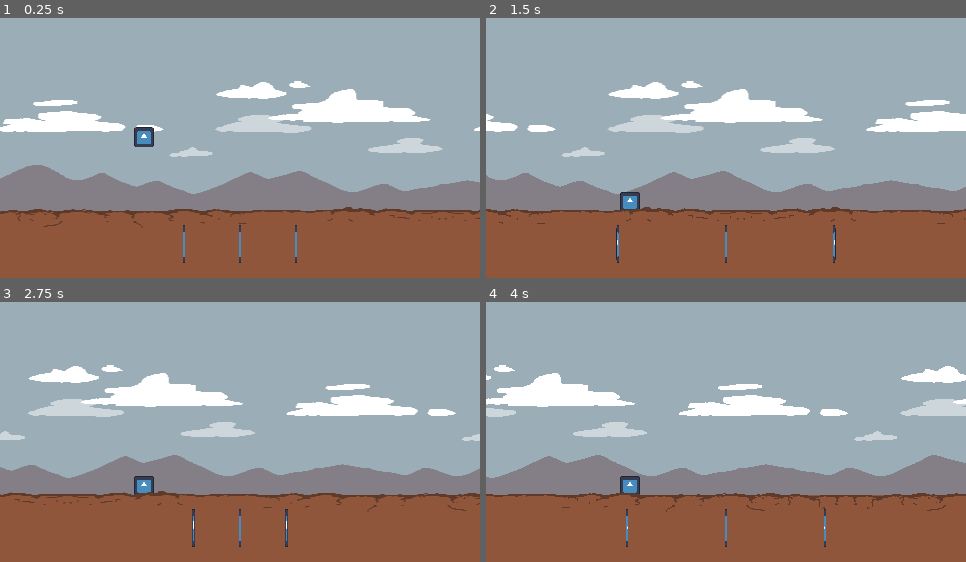
Above: before the commit, frames 1-4 (two rows, left to right).
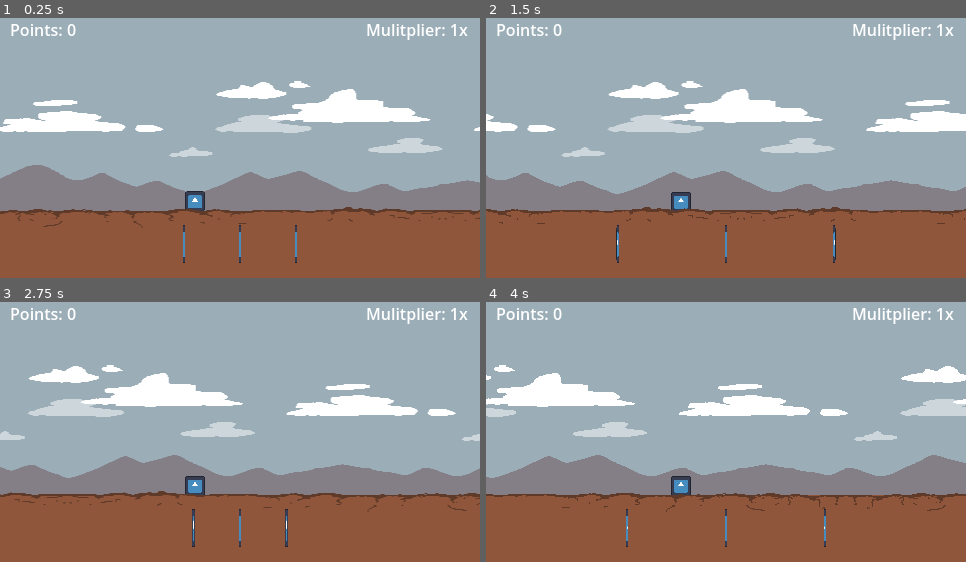
Above: after the commit, the same moments.

Repository: Xeredar/beatroot
Game: Godot game, scene res://scenes/test_konstantin.tscn
Two runs of this game, one before a commit and one after it. Both use one fixed random seed, a clock stepped at 60 frames per second and the inputs below. The engine's default icon, where the game draws it, is replaced by a stand-in: a white triangle on a blue panel in a dark square.
Inputs:
- Up to frame 1 (0.25 s): no input
- Up to frame 2 (1.5 s): tap Q (beet) at 0.6 s; tap Space (jump) at 0.77 s; tap W (carrot) at 1.35 s
- Up to frame 3 (2.75 s): tap Space (jump) at 1.52 s; tap E (turnip) at 2.1 s
- Up to frame 4 (4 s): tap Q (beet) at 2.85 s; tap Space (jump) at 3.02, 3.77 s; tap W (carrot) at 3.6 s

The runs differ from the first frame. In frame 1, 1.3% of the frame differs, in the area x 2-98%, y 2-75%; in frame 2, 1.3%; in frame 3, 1.3%; in frame 4, 1.3%.

Commit message:
Added some first points and multiplier UI

Diff:
--- a/scenes/test_konstantin.tscn
+++ b/scenes/test_konstantin.tscn
@@ -8,6 +8,9 @@
 [ext_resource type="Texture2D" uid="uid://dmegxsdbna7qm" path="res://sprites/bg_1.png" id="4_tmjkv"]
 [ext_resource type="Texture2D" uid="uid://dbyywh6oaan2x" path="res://sprites/fg_0.png" id="5_0db3q"]
 [ext_resource type="Texture2D" uid="uid://doc8phuvpvuj" path="res://sprites/bg_0.png" id="5_2c62w"]
+[ext_resource type="Texture2D" uid="uid://b3bfaxl7mrt2n" path="res://sprites/tractor.png" id="9_hlnab"]
+[ext_resource type="Script" path="res://scripts/MultiplierLabel.gd" id="10_5q3v6"]
+[ext_resource type="Script" path="res://scripts/PointsLabel.gd" id="11_qytww"]
 
 [sub_resource type="RectangleShape2D" id="RectangleShape2D_r27ya"]
 size = Vector2(480, 64)
@@ -23,7 +26,7 @@
 shape = SubResource("RectangleShape2D_r27ya")
 
 [node name="Character" parent="." instance=ExtResource("1_thqwu")]
-position = Vector2(144, 96)
+position = Vector2(195, 160)
 
 [node name="BeatManager" type="Node2D" parent="."]
 script = ExtResource("1_7buj0")
@@ -64,3 +67,24 @@
 z_index = 3
 position = Vector2(240, 236)
 scale = Vector2(0.019, 0.3)
+
+[node name="Sprite2D" type="Sprite2D" parent="."]
+texture = ExtResource("9_hlnab")
+centered = false
+
+[node name="Multiplier" type="Label" parent="."]
+offset_left = 285.0
+offset_top = 10.0
+offset_right = 468.0
+offset_bottom = 36.0
+text = "Multiplier"
+horizontal_alignment = 2
+script = ExtResource("10_5q3v6")
+
+[node name="Points" type="Label" parent="."]
+offset_left = 10.0
+offset_top = 10.0
+offset_right = 180.0
+offset_bottom = 36.0
+text = "Points: "
+script = ExtResource("11_qytww")
--- a/scripts/ComboManager.gd
+++ b/scripts/ComboManager.gd
@@ -1,14 +1,20 @@
 extends Node
 
 var currentComboCount = 0
+var currentMultiplier = 1
 var totalMissedBeats = 0
 var totalBeats = 0
+var totalPoints = 0
 
 func hitTheBeat():
 	currentComboCount += 1
 	totalBeats += 1
+	totalPoints += currentMultiplier
+	currentMultiplier = min(1 + floor(currentComboCount * 0.5), 8)
+
 
 func missTheBeat():
 	totalMissedBeats += 1
 	currentComboCount = 0
 	totalBeats += 1
+	currentMultiplier = 1
--- /dev/null
+++ b/scripts/MultiplierLabel.gd
@@ -0,0 +1,11 @@
+extends Label
+
+
+# Called when the node enters the scene tree for the first time.
+func _ready():
+	pass # Replace with function body.
+
+
+# Called every frame. 'delta' is the elapsed time since the previous frame.
+func _process(delta):
+	text = "Mulitplier: {multiplier}x".format({"multiplier": ComboManager.currentMultiplier})
--- /dev/null
+++ b/scripts/PointsLabel.gd
@@ -0,0 +1,11 @@
+extends Label
+
+
+# Called when the node enters the scene tree for the first time.
+func _ready():
+	pass # Replace with function body.
+
+
+# Called every frame. 'delta' is the elapsed time since the previous frame.
+func _process(delta):
+		text = "Points: {points}".format({"points": ComboManager.totalPoints})
Not shown: 1 places in scenes/test_konstantin.tscn that only renumber resources
